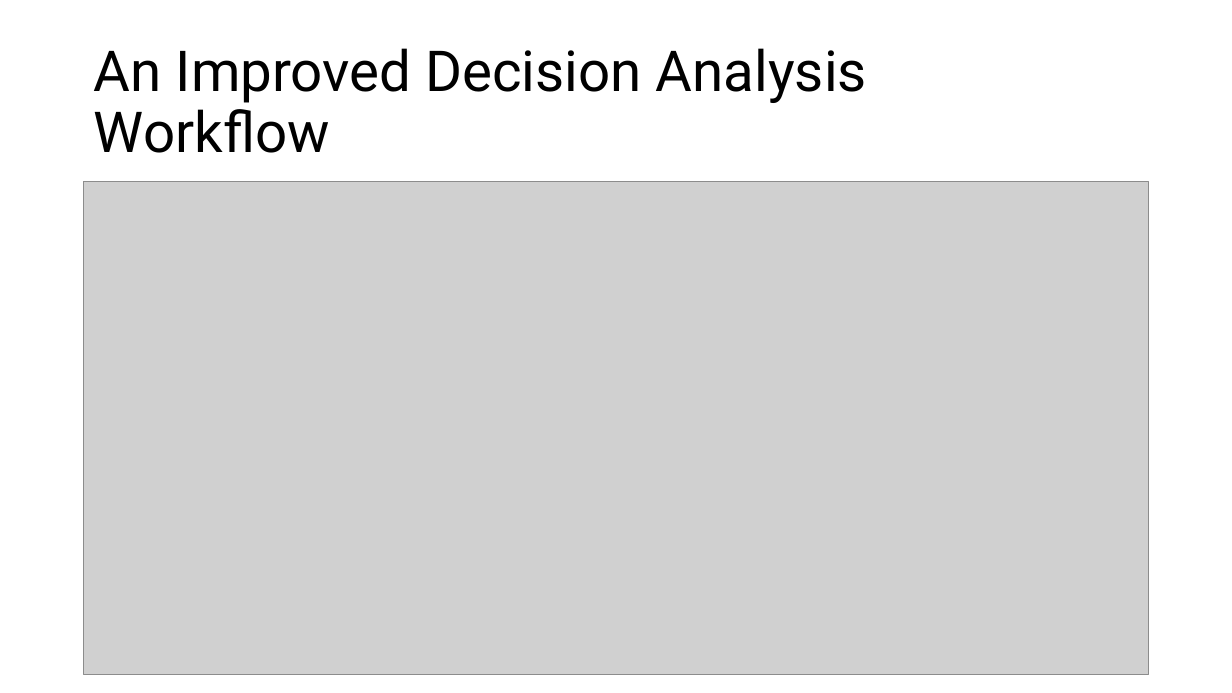
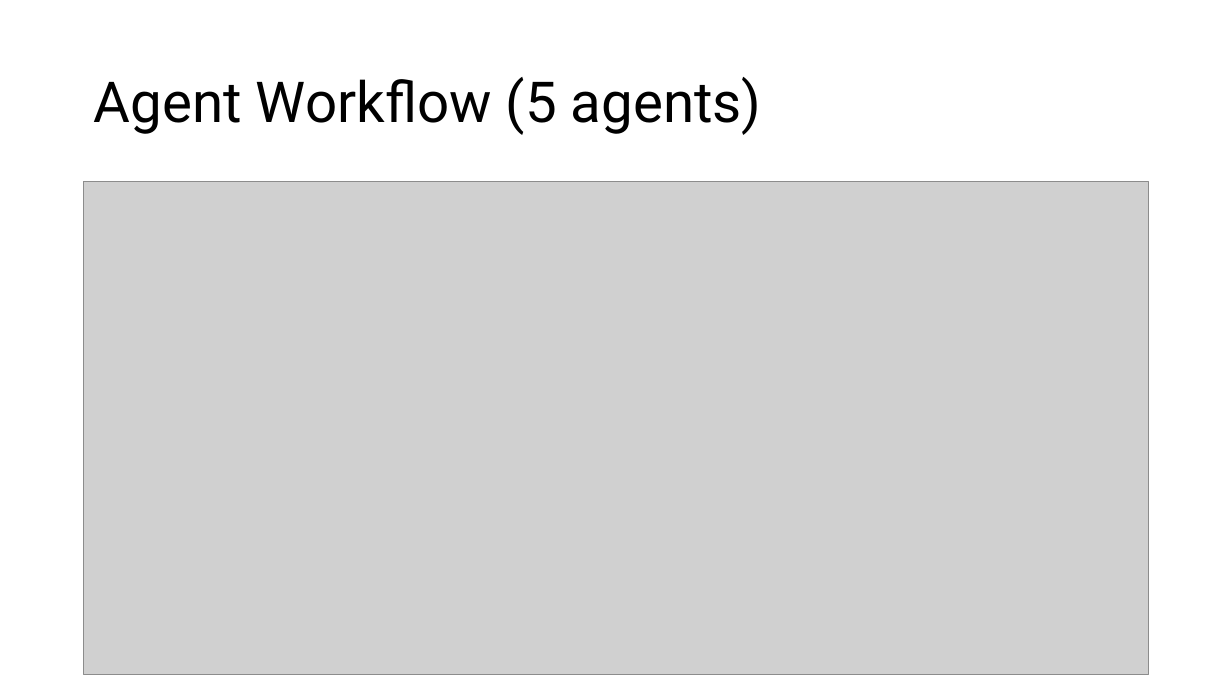
Before and after one commit to equinor/ref-class-concept-select, a slide deck: slide 4 of agents/sys/out/rcf_volve_v2_extended.pptx. Drawn at 1232x693 pixels with LibreOffice and Linux fonts; fonts in the diff are those of the drawing; grey boxes stand for pictures. Boxes give left, top, right and bottom in pixels: in the first picture for what was removed or moved away, otherwise in the second. Text is boxed around its words. In the diff, an @@ line names an element or a change of style, - is before the commit and + after.

```diff
--- a/agents/sys/out/rcf_volve_v2_extended.pptx
+++ b/agents/sys/out/rcf_volve_v2_extended.pptx
@@ title at <box>94,77,762,135</box>: text changed @@
-An Improved Decision Analysis Workflow
+Agent Workflow (5 agents)
```
Also in this commit, not shown: 2 other slides changed.
